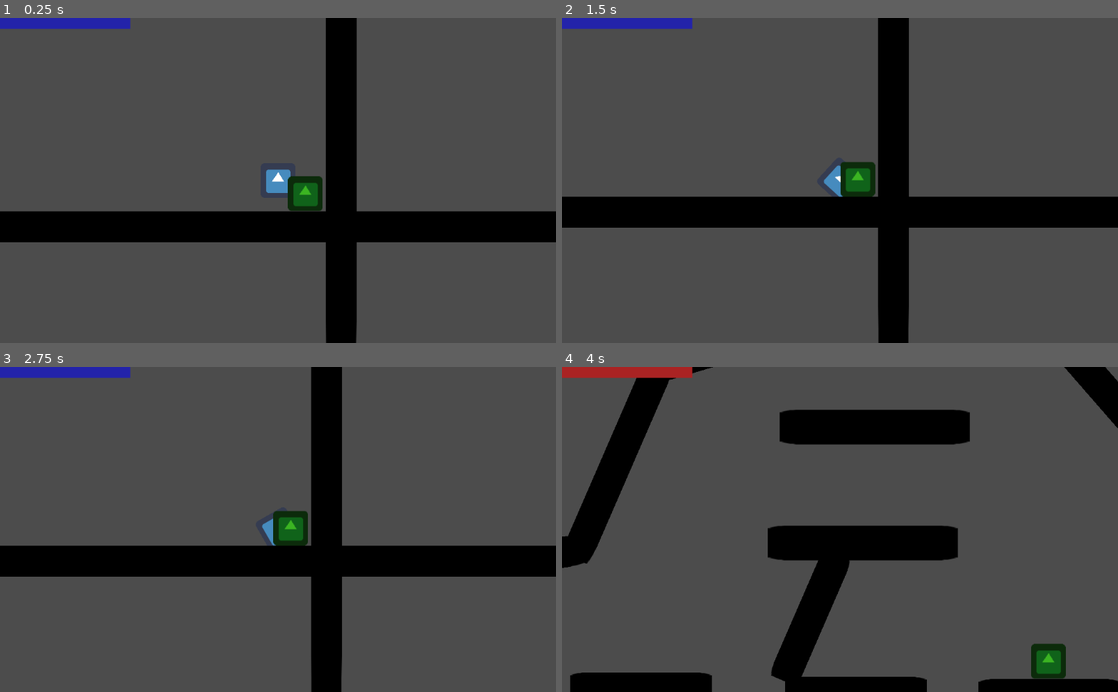
Above: before the commit, frames 1-4 (two rows, left to right).
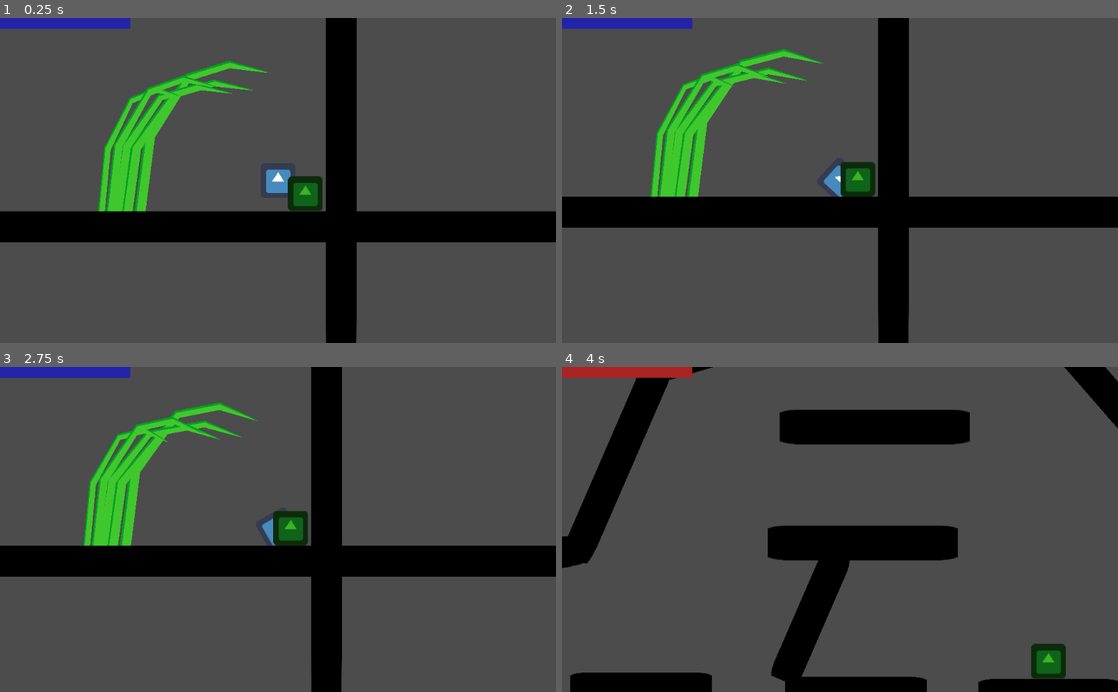
Above: after the commit, the same moments.

Repository: ChibiDenDen/Jook
Game: Godot game, scene res://Scenes/PhysicsGame.tscn
Same seed, same stepped clock (60 frames per second), same inputs: the game is played once before the commit and once after it. The engine's default icon, where the game draws it, is replaced by a stand-in: a white triangle on a blue panel in a dark square.
Inputs (mouse positions are in pixels of both pictures, inside the frame that each line leads up to):
- Up to frame 1 (0.25 s): no input
- Up to frame 2 (1.5 s): move the mouse to (962, 164) at 0.52 s; hold Right (ui_right) 0.53-1.28 s; click (962, 164) at 0.67 s; move the mouse to (728, 196) at 1.27 s; hold Left (ui_left) from 1.28 s (still down); click (728, 196) at 1.42 s
- Up to frame 3 (2.75 s): move the mouse to (333, 458) at 2.02 s; release Left (ui_left) at 2.03 s; hold Right (ui_right) from 2.03 s (still down); click (333, 458) at 2.17 s
- Up to frame 4 (4 s): move the mouse to (812, 594) at 2.77 s; release Right (ui_right) at 2.78 s; hold Up (ui_up) 2.78-3.53 s; click (812, 594) at 2.92 s; move the mouse to (1006, 578) at 3.52 s; hold Left (ui_left) from 3.53 s (still down); click (1006, 578) at 3.67 s

The runs differ from the first frame. In frame 1, 3.7% of the frame differs, in the area x 17-49%, y 13-60%; in frame 2, 3.7%; in frame 3, 3.7%; in frame 4, nothing differs.

Commit message:
Added animated grass

Diff:
--- /dev/null
+++ b/Objects/Obstacles/Walls/Grass.tscn
@@ -0,0 +1,163 @@
+[gd_scene load_steps=2 format=2]
+
+[sub_resource type="Animation" id=3]
+resource_name = "Idle"
+length = 2.0
+loop = true
+tracks/0/type = "bezier"
+tracks/0/path = NodePath("StaticBody/Skeleton2D/Bone2D/Bone2D2:rotation_degrees")
+tracks/0/interp = 1
+tracks/0/loop_wrap = true
+tracks/0/imported = false
+tracks/0/enabled = true
+tracks/0/keys = {
+"points": PoolRealArray( 0, -0.25, 0, 0.25, 0, 10, -0.25, 0, 0.25, 0, 0, -0.25, 0, 0.25, 0 ),
+"times": PoolRealArray( 0, 1, 2 )
+}
+tracks/1/type = "bezier"
+tracks/1/path = NodePath("StaticBody/Skeleton2D/Bone2D/Bone2D2/Bone2D3:rotation_degrees")
+tracks/1/interp = 1
+tracks/1/loop_wrap = true
+tracks/1/imported = false
+tracks/1/enabled = true
+tracks/1/keys = {
+"points": PoolRealArray( 0, -0.25, 0, 0.25, 0, 6.6, -0.25, 0, 0.25, 0, 0, -0.25, 0, 0.25, 0 ),
+"times": PoolRealArray( 0, 1, 2 )
+}
+tracks/2/type = "bezier"
+tracks/2/path = NodePath("StaticBody/Skeleton2D/Bone2D/Bone2D2/Bone2D3/Bone2D4:rotation_degrees")
+tracks/2/interp = 1
+tracks/2/loop_wrap = true
+tracks/2/imported = false
+tracks/2/enabled = true
+tracks/2/keys = {
+"points": PoolRealArray( 94.9, -0.25, 0, 0.25, 0, 103, -0.25, 0, 0.25, 0, 94.9, -0.25, 0, 0.25, 0 ),
+"times": PoolRealArray( 0, 1, 2 )
+}
+
+[node name="Grass" type="Node2D"]
+position = Vector2( 24.5407, 336.019 )
+
+[node name="StaticBody" type="StaticBody2D" parent="."]
+input_pickable = true
+
+[node name="Col1" type="CollisionPolygon2D" parent="StaticBody"]
+rotation = -1.43815
+polygon = PoolVector2Array( -0.393925, -8.15103, -0.0212402, 11.543, 166.203, 10.5834, 169.279, -8.77006 )
+
+[node name="Col2" type="CollisionPolygon2D" parent="StaticBody"]
+position = Vector2( 22.1, -165.563 )
+rotation = -1.43815
+polygon = PoolVector2Array( 1.29099, -8.69527, -2.40147, 10.7842, 109.936, 62.056, 121.458, 51.7412 )
+
+[node name="Col3" type="CollisionPolygon2D" parent="StaticBody"]
+position = Vector2( 92.895, -275.314 )
+rotation = -1.43815
+polygon = PoolVector2Array( 2.996, -4.91907, -7.34812, 6.8832, 24.3769, 75.1167, 38.7868, 72.7811 )
+
+[node name="Col4" type="CollisionPolygon2D" parent="StaticBody"]
+position = Vector2( 170.432, -299.287 )
+rotation = -1.42244
+polygon = PoolVector2Array( 4.21582, -0.277435, -9.42029, 1.55284, -7.05356, 77.296 )
+
+[node name="Skeleton2D" type="Skeleton2D" parent="StaticBody"]
+__meta__ = {
+"_edit_bone_": true,
+"_edit_ik_": true
+}
+
+[node name="Bone2D" type="Bone2D" parent="StaticBody/Skeleton2D"]
+rotation = -1.43815
+rest = Transform2D( 0.132256, -0.991216, 0.991216, 0.132256, 0, 0 )
+default_length = 165.0
+__meta__ = {
+"_edit_bone_": true
+}
+
+[node name="RemoteTransform2D" type="RemoteTransform2D" parent="StaticBody/Skeleton2D/Bone2D"]
+remote_path = NodePath("../../../Col1")
+
+[node name="Polygon2D" type="Polygon2D" parent="StaticBody/Skeleton2D/Bone2D"]
+color = Color( 0, 0.643137, 0.129412, 1 )
+polygon = PoolVector2Array( -0.393925, -8.15103, 1.41712, 8.42273, 167.392, 7.09601, 169.279, -8.77006 )
+
+[node name="Polygon2D2" type="Polygon2D" parent="StaticBody/Skeleton2D/Bone2D"]
+position = Vector2( -1.72726, 3.72595 )
+color = Color( 0.258824, 0.784314, 0.184314, 1 )
+polygon = PoolVector2Array( -0.393925, -8.15103, 1.41712, 8.42273, 167.392, 7.09601, 169.279, -8.77006 )
+
+[node name="Bone2D2" type="Bone2D" parent="StaticBody/Skeleton2D/Bone2D"]
+position = Vector2( 167.031, 0.0091362 )
+rest = Transform2D( 1, 0, 0, 1, 167.031, 0.0091362 )
+default_length = 165.0
+__meta__ = {
+"_edit_bone_": true
+}
+
+[node name="RemoteTransform2D2" type="RemoteTransform2D" parent="StaticBody/Skeleton2D/Bone2D/Bone2D2"]
+remote_path = NodePath("../../../../Col2")
+
+[node name="Polygon2D4" type="Polygon2D" parent="StaticBody/Skeleton2D/Bone2D/Bone2D2"]
+position = Vector2( 0.163528, 0.303064 )
+color = Color( 0, 0.643137, 0.129412, 1 )
+polygon = PoolVector2Array( 1.29099, -8.69527, -1.40872, 7.07907, 114.286, 59.5044, 121.458, 51.7412 )
+
+[node name="Polygon2D3" type="Polygon2D" parent="StaticBody/Skeleton2D/Bone2D/Bone2D2"]
+position = Vector2( -2.42056, 3.19318 )
+color = Color( 0.258824, 0.784314, 0.184314, 1 )
+polygon = PoolVector2Array( 1.29099, -8.69527, -1.40872, 7.07907, 114.286, 59.5044, 121.458, 51.7412 )
+
+[node name="Bone2D3" type="Bone2D" parent="StaticBody/Skeleton2D/Bone2D/Bone2D2"]
+position = Vector2( 118.15, 55.6578 )
+rest = Transform2D( 1, 0, 0, 1, 118.15, 55.6578 )
+default_length = 165.0
+__meta__ = {
+"_edit_bone_": true
+}
+
+[node name="RemoteTransform2D3" type="RemoteTransform2D" parent="StaticBody/Skeleton2D/Bone2D/Bone2D2/Bone2D3"]
+remote_path = NodePath("../../../../../Col3")
+
+[node name="Polygon2D5" type="Polygon2D" parent="StaticBody/Skeleton2D/Bone2D/Bone2D2/Bone2D3"]
+position = Vector2( -0.0229874, 0.571297 )
+color = Color( 0, 0.643137, 0.129412, 1 )
+polygon = PoolVector2Array( 2.996, -4.91907, -4.51663, 3.28991, 29.0314, 74.6833, 38.7868, 72.7811 )
+
+[node name="Polygon2D4" type="Polygon2D" parent="StaticBody/Skeleton2D/Bone2D/Bone2D2/Bone2D3"]
+position = Vector2( -3.17783, 2.96711 )
+color = Color( 0.258824, 0.784314, 0.184314, 1 )
+polygon = PoolVector2Array( 2.996, -4.91907, -4.51663, 3.28991, 29.0314, 74.6833, 38.7868, 72.7811 )
+
+[node name="Bone2D4" type="Bone2D" parent="StaticBody/Skeleton2D/Bone2D/Bone2D2/Bone2D3"]
+position = Vector2( 34.0172, 73.6857 )
+rotation = 1.65632
+rest = Transform2D( -0.133986, 0.990983, -0.990983, -0.133986, 34.0172, 73.6857 )
+default_length = 77.0
+__meta__ = {
+"_edit_bone_": true
+}
+
+[node name="RemoteTransform2D4" type="RemoteTransform2D" parent="StaticBody/Skeleton2D/Bone2D/Bone2D2/Bone2D3/Bone2D4"]
+rotation = -1.64061
+remote_path = NodePath("../../../../../../Col4")
+
+[node name="Polygon2D6" type="Polygon2D" parent="StaticBody/Skeleton2D/Bone2D/Bone2D2/Bone2D3/Bone2D4"]
+position = Vector2( -0.316681, 0.336761 )
+rotation = -1.65632
+scale = Vector2( 1, 1 )
+color = Color( 0, 0.643137, 0.129412, 1 )
+polygon = PoolVector2Array( 4.21582, -0.277435, -5.78873, 1.25764, -7.05356, 77.296 )
+
+[node name="Polygon2D5" type="Polygon2D" parent="StaticBody/Skeleton2D/Bone2D/Bone2D2/Bone2D3/Bone2D4"]
+position = Vector2( 0.0742493, 3.79129 )
+rotation = -1.65632
+scale = Vector2( 1, 1 )
+color = Color( 0.258824, 0.784314, 0.184314, 1 )
+polygon = PoolVector2Array( 4.21582, -0.277435, -5.78873, 1.25764, -4.5997, 75.7371 )
+
+[node name="AnimationPlayer" type="AnimationPlayer" parent="."]
+autoplay = "Idle"
+playback_speed = 0.15
+anims/Idle = SubResource( 3 )
+[connection signal="mouse_entered" from="StaticBody" to="StaticBody" method="_on_StaticBody_mouse_entered"]
+[connection signal="mouse_exited" from="StaticBody" to="StaticBody" method="_on_StaticBody_mouse_exited"]
--- a/Scenes/PhysicsGame.tscn
+++ b/Scenes/PhysicsGame.tscn
@@ -1,10 +1,11 @@
-[gd_scene load_steps=6 format=2]
+[gd_scene load_steps=7 format=2]
 
 [ext_resource path="res://Objects/Player/Player.tscn" type="PackedScene" id=1]
 [ext_resource path="res://Objects/Obstacles/Walls/Wall.tscn" type="PackedScene" id=2]
 [ext_resource path="res://Objects/Checkpoint/CheckPoint.tscn" type="PackedScene" id=3]
 [ext_resource path="res://Objects/Obstacles/Repulser/Repulser.tscn" type="PackedScene" id=4]
 [ext_resource path="res://Objects/UI/UI.tscn" type="PackedScene" id=5]
+[ext_resource path="res://Objects/Obstacles/Walls/Grass.tscn" type="PackedScene" id=6]
 
 [node name="PhysicsGame" type="Node2D"]
 
@@ -168,4 +169,28 @@
 
 [node name="Repulser" parent="Obstacles" instance=ExtResource( 4 )]
 
+[node name="Grass" parent="Obstacles" instance=ExtResource( 6 )]
+position = Vector2( 1460.74, 909.178 )
+z_index = -1
+
+[node name="Grass2" parent="Obstacles" instance=ExtResource( 6 )]
+position = Vector2( 1435.74, 916.178 )
+scale = Vector2( 0.984557, 0.908871 )
+z_index = -1
+
+[node name="Grass3" parent="Obstacles" instance=ExtResource( 6 )]
+position = Vector2( 1419.74, 903.178 )
+scale = Vector2( 0.887965, 0.84241 )
+z_index = -1
+
+[node name="Grass4" parent="Obstacles" instance=ExtResource( 6 )]
+position = Vector2( 1391.74, 904.178 )
+scale = Vector2( 0.617211, 0.825007 )
+z_index = -1
+
+[node name="Grass5" parent="Obstacles" instance=ExtResource( 6 )]
+position = Vector2( 1406.74, 916.178 )
+scale = Vector2( 0.815912, 0.9331 )
+z_index = -1
+
 [node name="UI" parent="." instance=ExtResource( 5 )]
